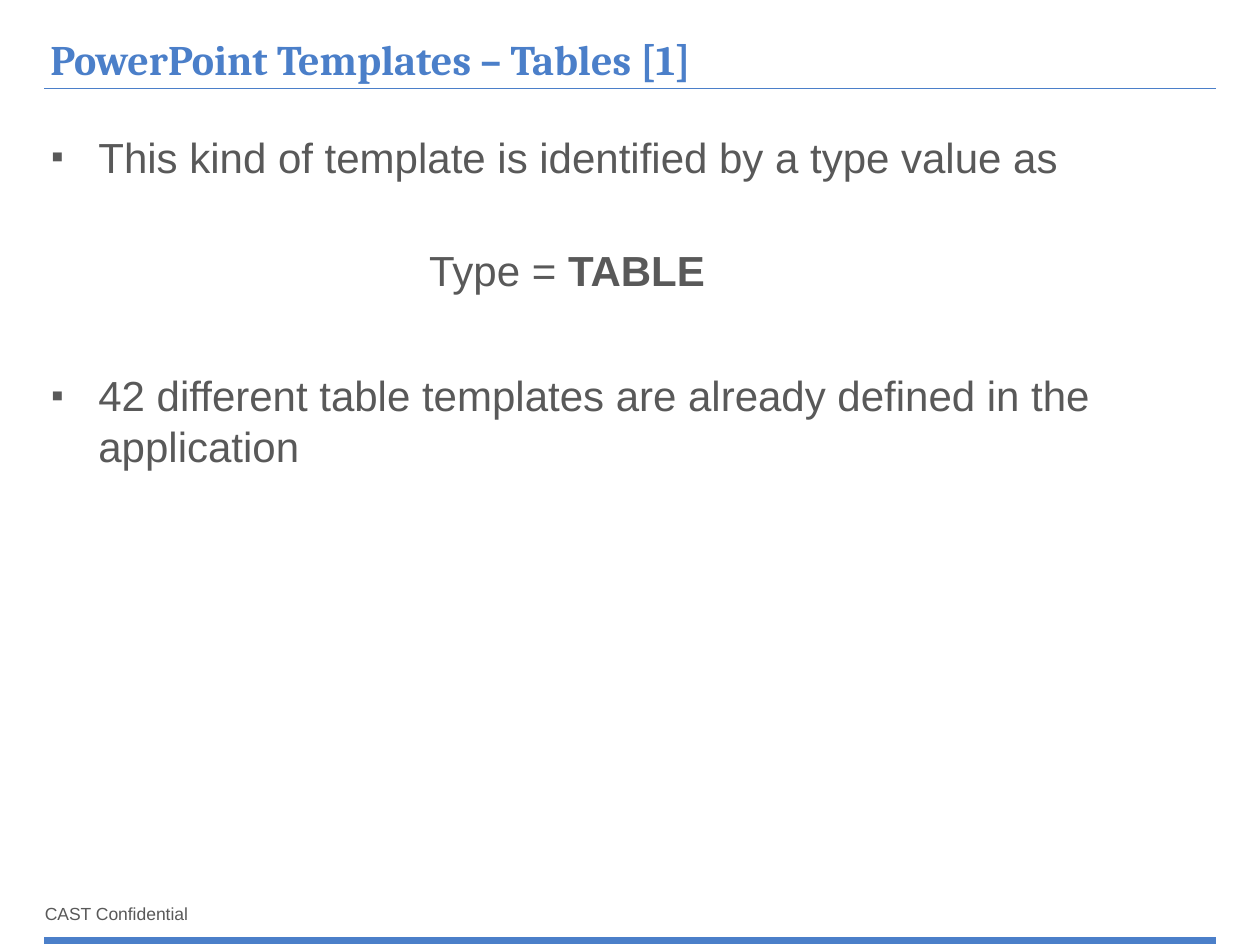
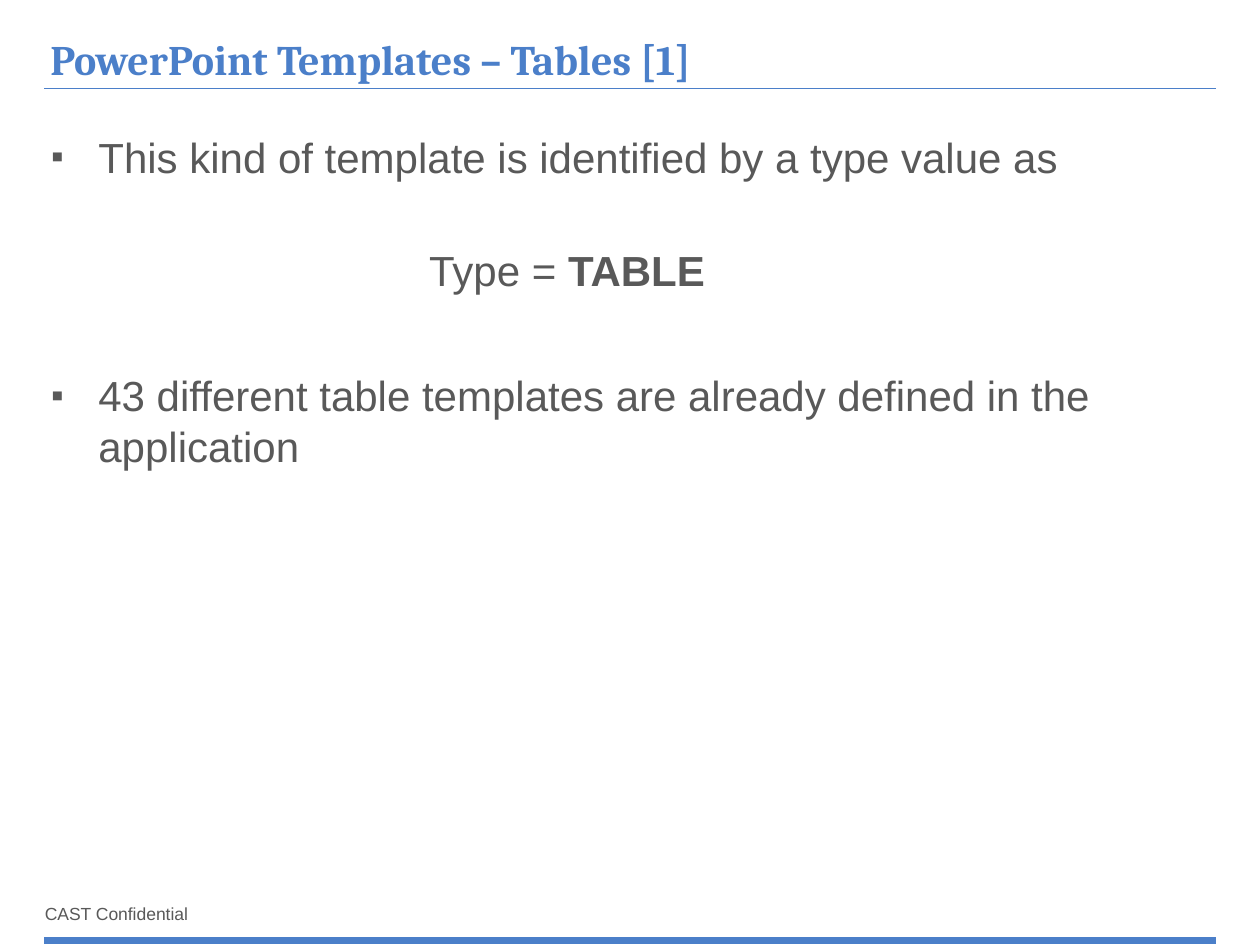
Before and after one commit to CAST-projects/ReportGenerator, a slide deck: slide 28 of CastReporting.Reporting/TemplatesFiles/1- Powerpoint-components-library.pptx. Drawn at 1260x945 pixels with LibreOffice and Linux fonts; fonts in the diff are those of the drawing; background and template pictures are left out. Boxes give left, top, right and bottom in pixels: in the first picture for what was removed or moved away, otherwise in the second. Text is boxed around its words. In the diff, an @@ line names an element or a change of style, - is before the commit and + after.

Commit message:
Updated templates * renamed MEASUREMENT_ADG_WEBSITE to DASHBOARD_SERVCE_URL * added example for IFPUG_FUNCTIONS table block

```diff
--- a/CastReporting.Reporting/TemplatesFiles/1- Powerpoint-components-library.pptx
+++ b/CastReporting.Reporting/TemplatesFiles/1- Powerpoint-components-library.pptx
@@ text at <box>98,380,1089,470</box>: text changed @@
-▪ 42 different table templates are already defined in the application
+▪ 43 different table templates are already defined in the application
```
Also in this commit, not shown: 3 other slides changed, 1 slide added, 1 other file.
